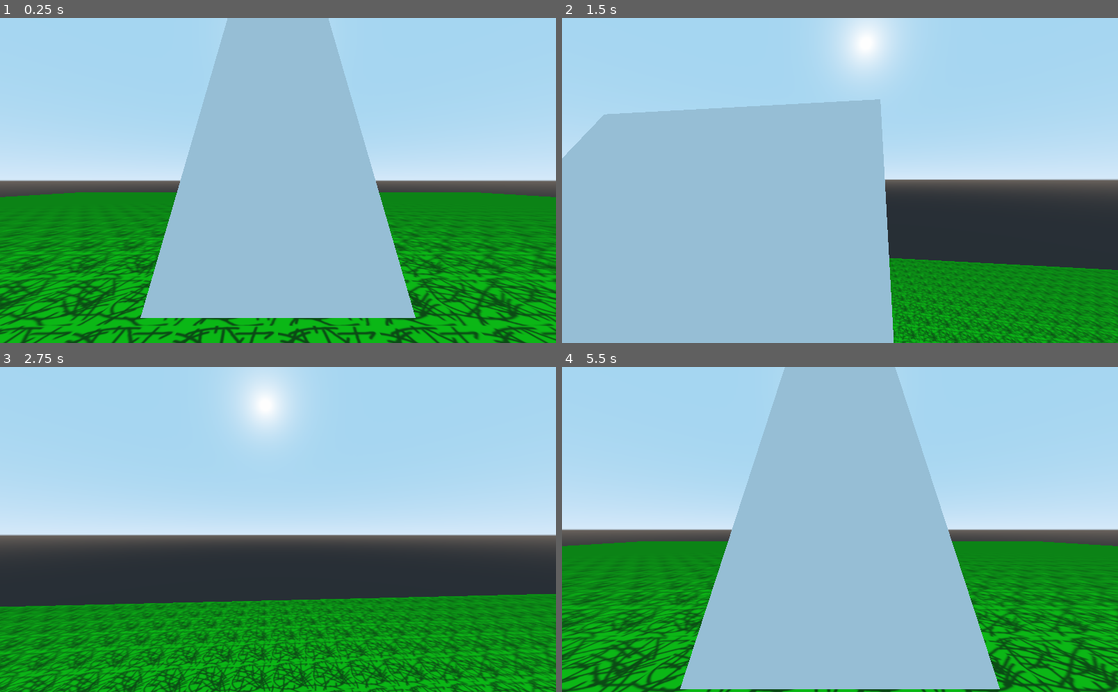
Above: before the commit, frames 1-4 (two rows, left to right).
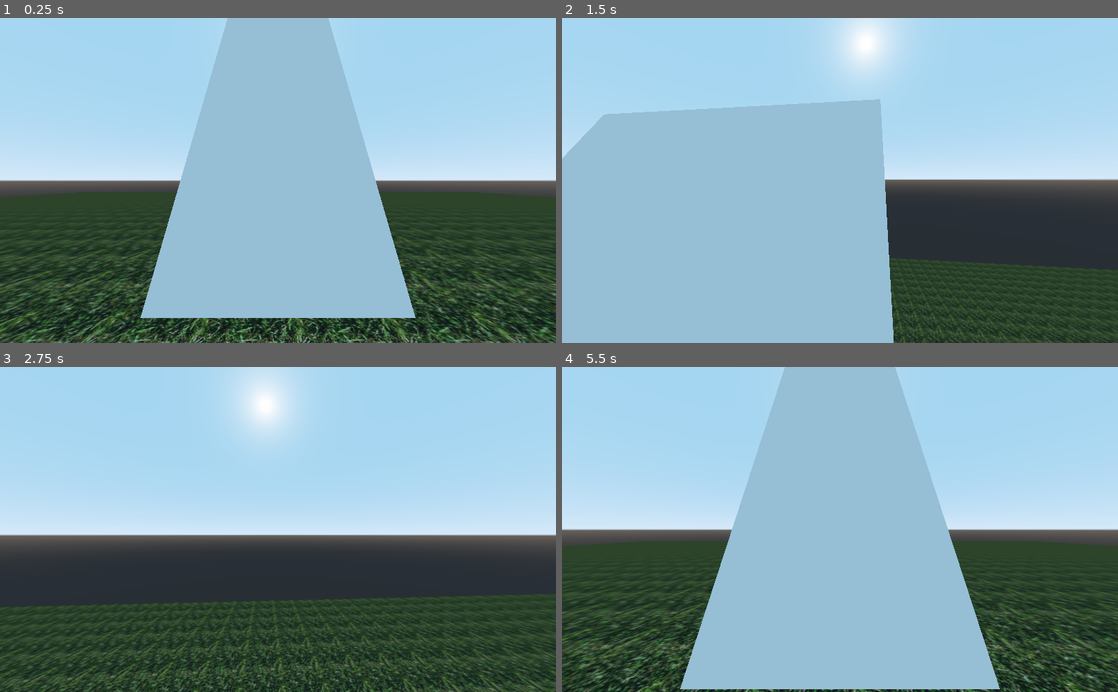
Above: after the commit, the same moments.

Repository: urlordjames/boredom
Game: Godot game, scene res://Scenes/World.tscn
The game is run twice, just before and just after one commit, with the same random seed, the same clock (stepped at 60 frames per second) and the same inputs.
Inputs (mouse positions are in pixels of both pictures, inside the frame that each line leads up to):
- Up to frame 1 (0.25 s): no input
- Up to frame 2 (1.5 s): tap Enter at 0.5 s; move the mouse to (867, 180) at 0.52 s; hold Shift (movement) 0.53-1.28 s; hold W (move_forwards) from 0.53 s (still down); tap Space (jump) at 0.77 s; move the mouse to (812, 180) at 1.27 s; tap Shift (movement) at 1.35 s
- Up to frame 3 (2.75 s): keep holding W (move_forwards); tap Space (jump) at 1.52 s; move the mouse to (289, 523) at 2.02 s; hold Shift (movement) from 2.03 s (still down)
- Up to frame 4 (5.5 s): keep holding W (move_forwards); move the mouse to (834, 536) at 2.77 s; release Shift (movement) at 2.78 s; tap Shift (movement) at 2.85, 4.35 s; tap Space (jump) at 3.02, 3.5, 3.77, 4.52, 5 s; move the mouse to (878, 532) at 3.52 s; hold Shift (movement) 3.53-4.28 s; tap Enter at 4.25 s; move the mouse to (795, 526) at 4.27 s; move the mouse to (845, 529) at 5.02 s; hold Shift (movement) from 5.03 s (still down)

The runs differ from the first frame. In frame 1, 29% of the frame differs, in the area x 0-100%, y 53-100%; in frame 2, 9.9%; in frame 3, 28%; in frame 4, 24%.

Commit message:
upgraded grass texture

Diff:
--- a/Scenes/World.tscn
+++ b/Scenes/World.tscn
@@ -1,7 +1,7 @@
 [gd_scene load_steps=16 format=2]
 
 [ext_resource path="res://Scenes/Player.tscn" type="PackedScene" id=1]
-[ext_resource path="res://Assets/Textures/grass.png" type="Texture" id=2]
+[ext_resource path="res://Assets/Textures/grass texture ingame.png" type="Texture" id=2]
 [ext_resource path="res://Scenes/PathArea.tscn" type="PackedScene" id=3]
 [ext_resource path="res://Assets/Materials/BasicParticle.tres" type="Material" id=4]
 
--- a/project.godot
+++ b/project.godot
@@ -91,4 +91,4 @@
 
 [rendering]
 
-environment/default_environment="res://default_env.tres"
+environment/default_environment="res://Assets/Materials/default_env.tres"
Renamed: default_env.tres -> Assets/Materials/default_env.tres
Binary file added: Assets/Textures/grass texture ingame.png
Not shown, added: Assets/Textures/grass texture ingame.png.import
